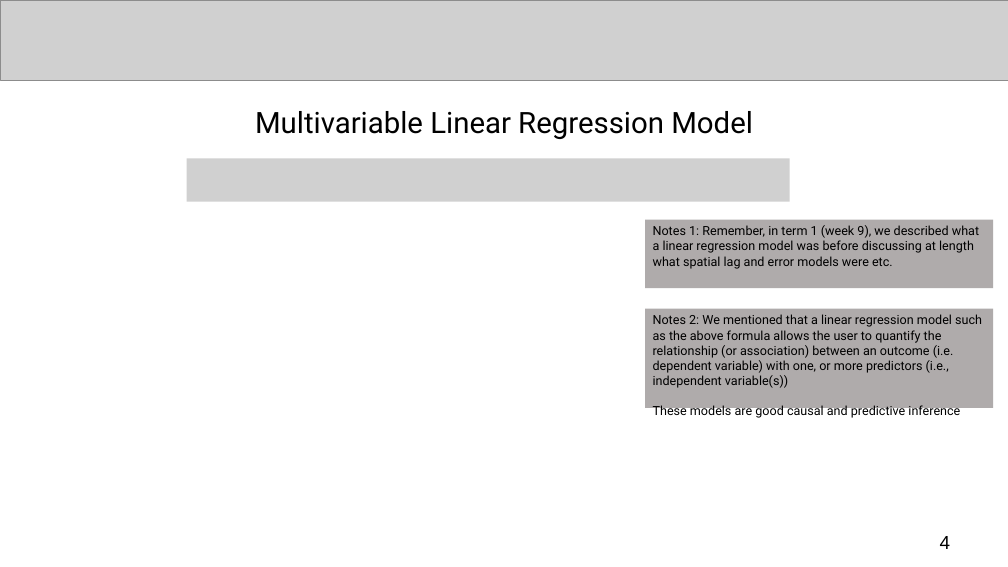
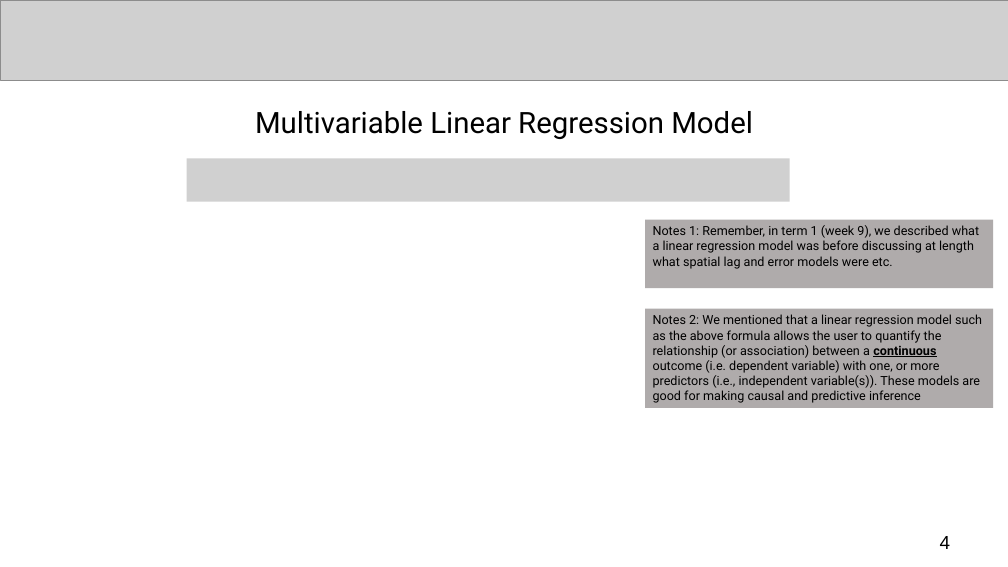
Before and after one commit to UCLPG-MSC-SGDS/GEOG0125, a slide deck: slide 4 of Lecture_notes_ppt/GEOG0125 Week 2 Lecture - Bayesian GLMs.pptx. Drawn at 1008x567 pixels with LibreOffice and Linux fonts; fonts in the diff are those of the drawing; grey boxes stand for pictures. Boxes give left, top, right and bottom in pixels: in the first picture for what was removed or moved away, otherwise in the second. Text is boxed around its words. In the diff, an @@ line names an element or a change of style, - is before the commit and + after.

```diff
--- a/Lecture_notes_ppt/GEOG0125 Week 2 Lecture - Bayesian GLMs.pptx
+++ b/Lecture_notes_ppt/GEOG0125 Week 2 Lecture - Bayesian GLMs.pptx
@@ text in rectangle at box(653, 314, 982, 403): text changed @@
-Notes 2: We mentioned that a linear regression model such as the above formula allows the user to quantify the relationship (or association) between an outcome (i.e. dependent variable) with one, or more predictors (i.e., independent variable(s))
-These models are good causal and predictive inference
+Notes 2: We mentioned that a linear regression model such as the above formula allows the user to quantify the relationship (or association) between a continuous outcome (i.e. dependent variable) with one, or more predictors (i.e., independent variable(s)). These models are good for making causal and predictive inference
```
Also in this commit, not shown: 16 other slides changed, 1 slide added, 7 other files.
